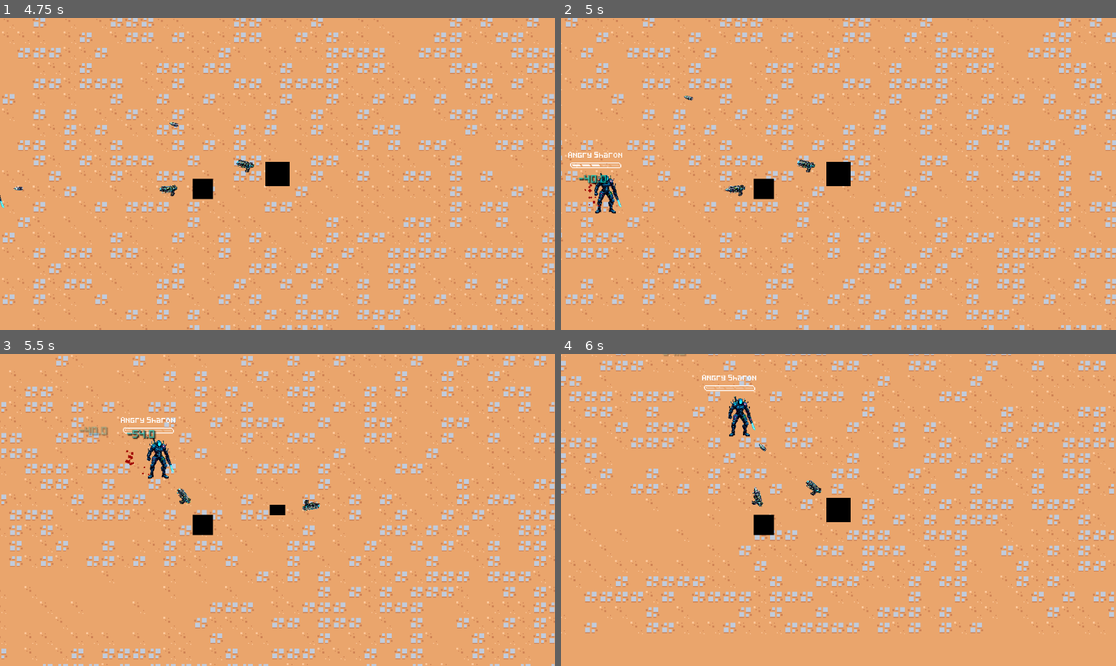
Above: before the commit, frames 1-4 (two rows, left to right).
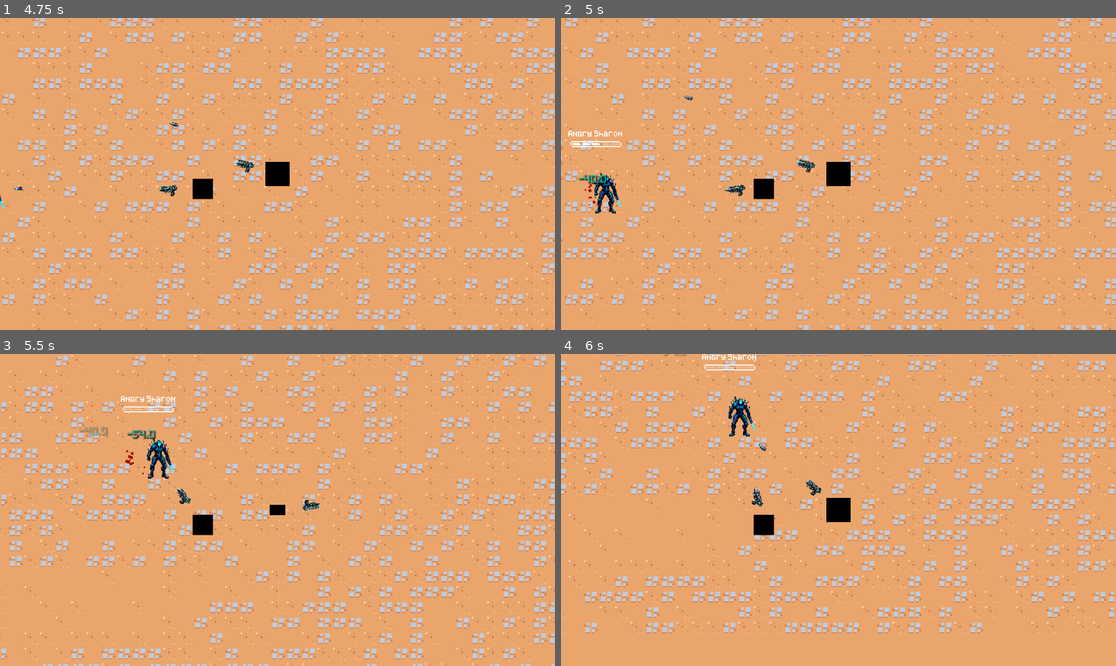
Above: after the commit, the same moments.

Repository: AineeJames/ToBeNamed
Game: Godot game, scene res://scenes/main_game/main_game.tscn
The game is run twice, just before and just after one commit, with the same random seed, the same clock (stepped at 60 frames per second) and the same inputs.
Inputs (mouse positions are in pixels of both pictures, inside the frame that each line leads up to):
- Up to frame 1 (4.75 s): tap Enter at 0.5 s; move the mouse to (399, 158) at 0.52 s; hold D (move_right) 0.53-1.28 s; tap Space (dash) at 0.6, 2.1, 3.6 s; move the mouse to (166, 189) at 1.27 s; hold S (move_down) 1.28-2.03 s; click (166, 189) at 1.35 s; move the mouse to (333, 105) at 2.02 s; hold D (move_right) 2.03-2.78 s; move the mouse to (249, 236) at 2.77 s; hold W (move_up) 2.78-3.53 s; click (249, 236) at 2.85 s; move the mouse to (444, 220) at 3.52 s; hold A (move_left) from 3.53 s (still down); move the mouse to (111, 127) at 4.27 s; click (111, 127) at 4.35 s
- Up to frame 2 (5 s): keep holding A (move_left)
- Up to frame 3 (5.5 s): move the mouse to (305, 510) at 5.02 s; release A (move_left) at 5.03 s; hold S (move_down) from 5.03 s (still down); tap Space (dash) at 5.1 s
- Up to frame 4 (6 s): move the mouse to (755, 432) at 5.77 s; release S (move_down) at 5.78 s; hold D (move_right) from 5.78 s (still down); click (755, 432) at 5.85 s

Frame 1 is identical in both runs. In frame 2, 0.4% of the frame differs, in the area x 1-12%, y 36-49%; in frame 3, 0.4%; in frame 4, 0.4%, in the area x 25-36%, y 0-13%.

Commit message:
removed printing on enemy spawn

Diff:
--- a/scenes/enemy/enemy.gd
+++ b/scenes/enemy/enemy.gd
@@ -46,6 +46,7 @@
 	Health = resource.Health
 	max_speed = Vector2(resource.MaxMoveSpeed,resource.MaxMoveSpeed)
 	Sprite.texture = resource.EnemySprite
+	HealthBar.move_local_y(-Sprite.texture.get_height()*Sprite.scale.y * .5)
 
 func _on_velocity_computed(safe_velocity: Vector2) -> void:
 	global_position = global_position.move_toward(global_position + safe_velocity, movement_delta)
